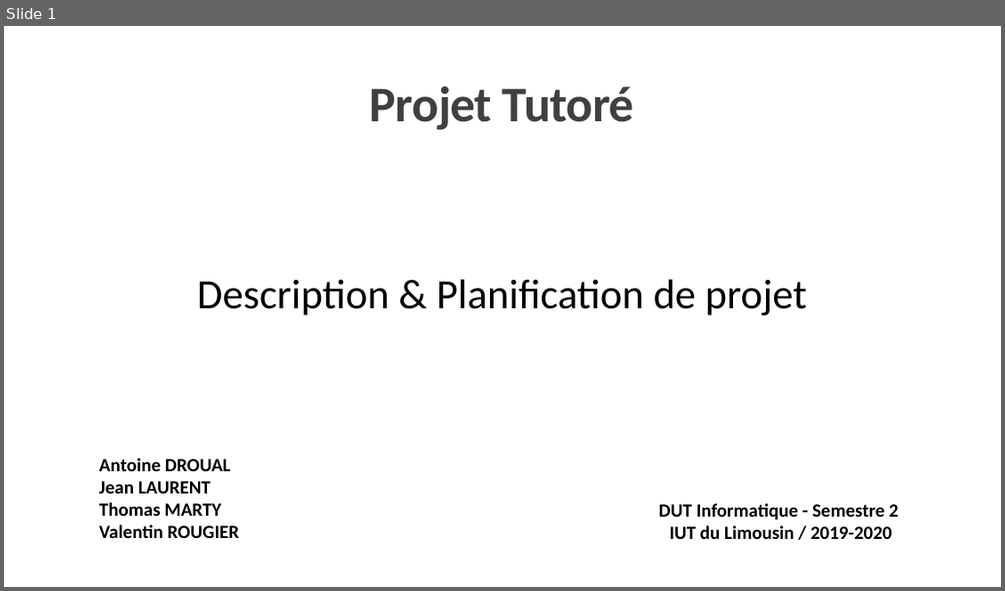
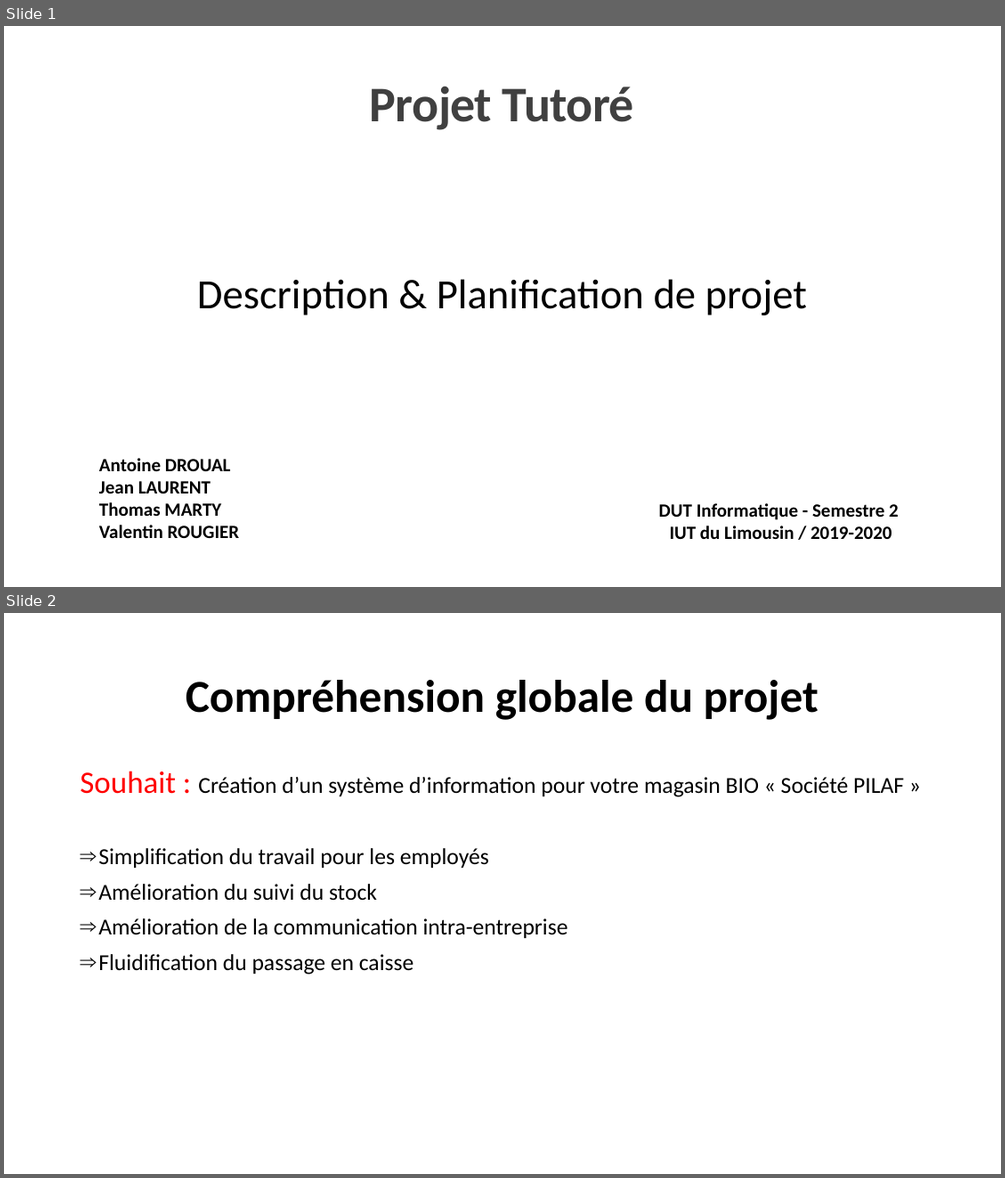
Before and after one commit to jeanlrnt/Projet_PILAF, a slide deck: Presentation_03_06_2020.pptx. Shown one above the other, each under a label of ours: slide 1 before the commit, slides 1 and 2 after it. The pictures are 1005x591 and 1005x1178 pixels, drawn with LibreOffice and Linux fonts; fonts in the diff are those of the drawing. Boxes give left, top, right and bottom in pixels: in the first picture for what was removed or moved away, otherwise in the second. Text is boxed around its words. In the diff, an @@ line names an element or a change of style, - is before the commit and + after.

```diff
--- a/Presentation_03_06_2020.pptx
+++ b/Presentation_03_06_2020.pptx
@@ slide 2 added at bbox=[4, 613, 1001, 1174], background #FFFFFF @@
@@ title added at bbox=[186, 680, 818, 720], 44 pt, text #000000, bold @@
+Compréhension globale du projet
@@ text added at bbox=[80, 771, 904, 974], 22 pt, text #000000 @@
+Souhait : Création d’un système d’information pour votre magasin BIO « Société PILAF »
+⇒ Simplification du travail pour les employés
+⇒ Amélioration du suivi du stock
+⇒ Amélioration de la communication intra-entreprise
+⇒ Fluidification du passage en caisse
```
Also in this commit, not shown: 1 slide changed, 1 other slide added, 1 slide removed.
